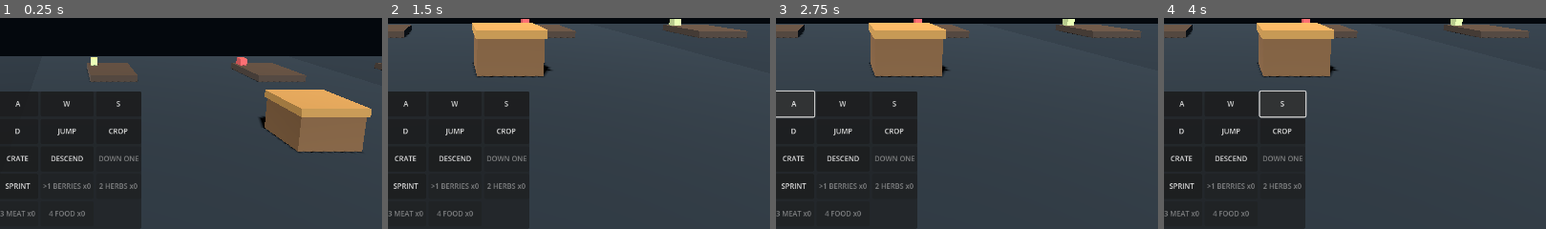
Above: before the commit, frames 1-4 (left to right).
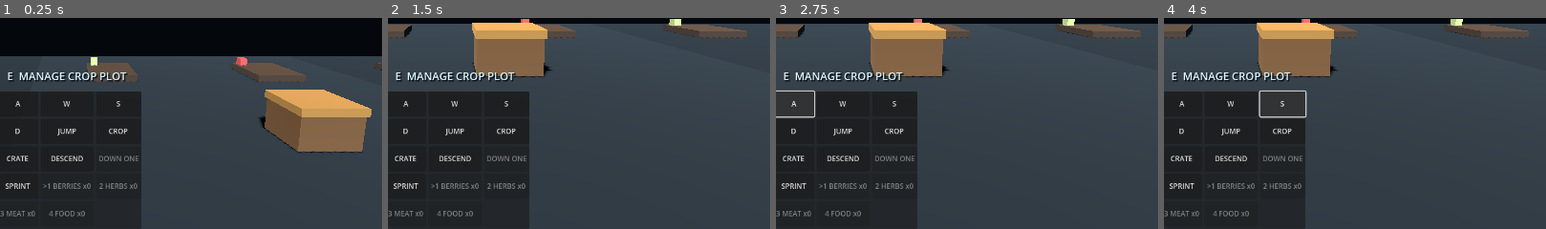
Above: after the commit, the same moments.

Repository: qaqp980520-prog/2126-Survival
Game: Godot game, scene res://world/SurfaceWorld.tscn
Same seed, same stepped clock (60 frames per second), same inputs: the game is played once before the commit and once after it.
Inputs (mouse positions are % of the whole screen's width and height, from its top left):
- Up to frame 1 (0.25 s): no input
- Up to frame 2 (1.5 s): tap Enter at 0.5 s; move the mouse to (72, 44) at 0.52 s; hold D 0.53-1.25 s; tap Q at 0.6 s; click (72, 44) at 0.67 s; tap Space at 0.77 s; drag from (30, 54) to (45, 70) at 1.27 s
- Up to frame 3 (2.75 s): click "A" at 2 s
- Up to frame 4 (4 s): click "W" at 2.75 s; click "S" at 3.5 s
The pictures show only the part of the screen within x 41-91%, y 49-99%; the shares and areas given below are measured in that part.

The runs differ from the first frame. In frame 1, 0.8% of the frame differs, in the area x 2-34%, y 25-31%; in frame 2, 0.8%; in frame 3, 0.8%; in frame 4, 0.8%.

Commit message:
Add contextual underground and surface interaction prompt

Diff:
--- a/world/SurfaceWorld.gd
+++ b/world/SurfaceWorld.gd
@@ -21,6 +21,7 @@
 var quick_use: RefCounted = QuickUseScript.new()
 var camera: Camera3D
 var hud: Label
+var interaction_prompt: Label
 var touch_buttons: Dictionary = {}
 var _touch_directions: Dictionary = {}
 var _touch_jump: bool = false
@@ -110,6 +111,24 @@
 	hud.add_theme_color_override("font_color", Color(0.62, 0.94, 1.0))
 	hud.add_theme_font_size_override("font_size", 15)
 	layer.add_child(hud)
+	interaction_prompt = Label.new()
+	interaction_prompt.name = "InteractionPrompt"
+	interaction_prompt.anchor_left = 0.5
+	interaction_prompt.anchor_right = 0.5
+	interaction_prompt.anchor_top = 1.0
+	interaction_prompt.anchor_bottom = 1.0
+	interaction_prompt.offset_left = -260.0
+	interaction_prompt.offset_right = 260.0
+	interaction_prompt.offset_top = -282.0
+	interaction_prompt.offset_bottom = -250.0
+	interaction_prompt.horizontal_alignment = HORIZONTAL_ALIGNMENT_CENTER
+	interaction_prompt.vertical_alignment = VERTICAL_ALIGNMENT_CENTER
+	interaction_prompt.add_theme_color_override("font_color", Color(0.88, 0.98, 1.0))
+	interaction_prompt.add_theme_font_size_override("font_size", 18)
+	interaction_prompt.add_theme_color_override("font_shadow_color", Color(0.01, 0.05, 0.08, 0.9))
+	interaction_prompt.add_theme_constant_override("shadow_offset_x", 2)
+	interaction_prompt.add_theme_constant_override("shadow_offset_y", 2)
+	layer.add_child(interaction_prompt)
 	var panel := PanelContainer.new()
 	panel.name = "TouchControls"
 	panel.anchor_left = 0.5
@@ -813,9 +832,64 @@
 func _make_chunk(coord: Vector2i) -> Node3D:
 	return SurfaceChunkFactoryScript.make_chunk(coord, _stream_clock_unix)
 
+func get_interaction_prompt_text() -> String:
+	if player == null or chunk_controller == null:
+		return ""
+	var nearest_prop: Node3D = null
+	var nearest_prop_distance: float = 3.25
+	for prop in chunk_controller.get_loaded_world_state_nodes():
+		if not is_instance_valid(prop):
+			continue
+		var distance: float = player.global_position.distance_to(prop.global_position)
+		if distance <= nearest_prop_distance:
+			nearest_prop = prop
+			nearest_prop_distance = distance
+	if _is_underground:
+		var nearest_vein: Node3D = _get_nearest_mineable_vein()
+		if nearest_vein != null:
+			var vein_distance: float = player.global_position.distance_to(nearest_vein.global_position)
+			if nearest_prop == null or vein_distance < nearest_prop_distance:
+				var vein_id: String = str(nearest_vein.get("mineral_id"))
+				var vein_data: Dictionary = MineralCatalogScript.get_mineral(vein_id)
+				return "F  MINE %s" % str(vein_data.get("display_name", vein_id)).to_upper()
+		if nearest_prop != null:
+			var cache_id: String = str(nearest_prop.get("loot_item_id"))
+			var cache_data: Dictionary = MineralCatalogScript.get_mineral(cache_id)
+			return "F  OPEN %s CACHE · %d LEFT" % [str(cache_data.get("display_name", cache_id)).to_upper(), int(nearest_prop.get("loot_remaining"))]
+		var mine_lift_distance := Vector2(
+			player.global_position.x - MINE_ENTRY_UNDERGROUND.x,
+			player.global_position.z - MINE_ENTRY_UNDERGROUND.z
+		).length()
+		if mine_lift_distance <= MINE_ACCESS_RANGE:
+			var current_layer: int = mine_director.get_layer_index(player.global_position) if mine_director != null else 0
+			return "G  ASCEND · V  DESCEND" if current_layer > 0 else "G  SURFACE · V  DESCEND"
+		return "NO CACHE OR VEIN IN REACH"
+	var nearest_crop: Node3D = null
+	var nearest_crop_distance: float = 3.25
+	for plot in chunk_controller.get_loaded_crop_plots():
+		if not is_instance_valid(plot):
+			continue
+		var crop_distance: float = player.global_position.distance_to(plot.global_position)
+		if crop_distance <= nearest_crop_distance:
+			nearest_crop = plot
+			nearest_crop_distance = crop_distance
+	if nearest_crop != null and (nearest_prop == null or nearest_crop_distance < nearest_prop_distance):
+		return "E  MANAGE CROP PLOT"
+	if nearest_prop != null:
+		return "F  OPEN SALVAGE CRATE"
+	var surface_lift_distance := Vector2(
+		player.global_position.x - MINE_ENTRY_SURFACE.x,
+		player.global_position.z - MINE_ENTRY_SURFACE.z
+	).length()
+	if surface_lift_distance <= MINE_ACCESS_RANGE:
+		return "G  ENTER KROLL MINE LIFT"
+	return "NO INTERACTION IN REACH"
+
 func _refresh_hud() -> void:
 	if hud == null:
 		return
+	if interaction_prompt != null:
+		interaction_prompt.text = get_interaction_prompt_text()
 	var status: Dictionary = get_world_session_status()
 	var active_count: int = chunk_controller.get_loaded_chunk_ids().size() if chunk_controller != null else 0
 	var grid_text := str(mine_director.get_grid_coordinate(player.global_position)) if _is_underground and mine_director != null and player != null else (str(director.get_grid_coordinate(player.global_position)) if director != null and player != null else "n/a")
